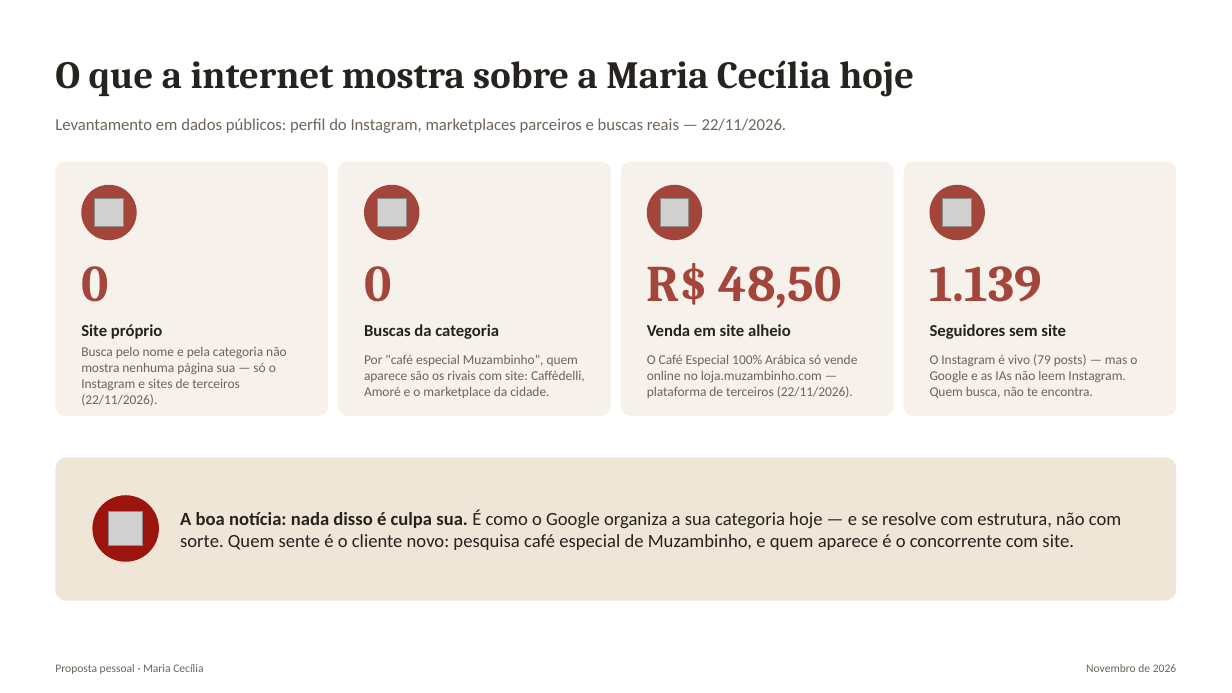
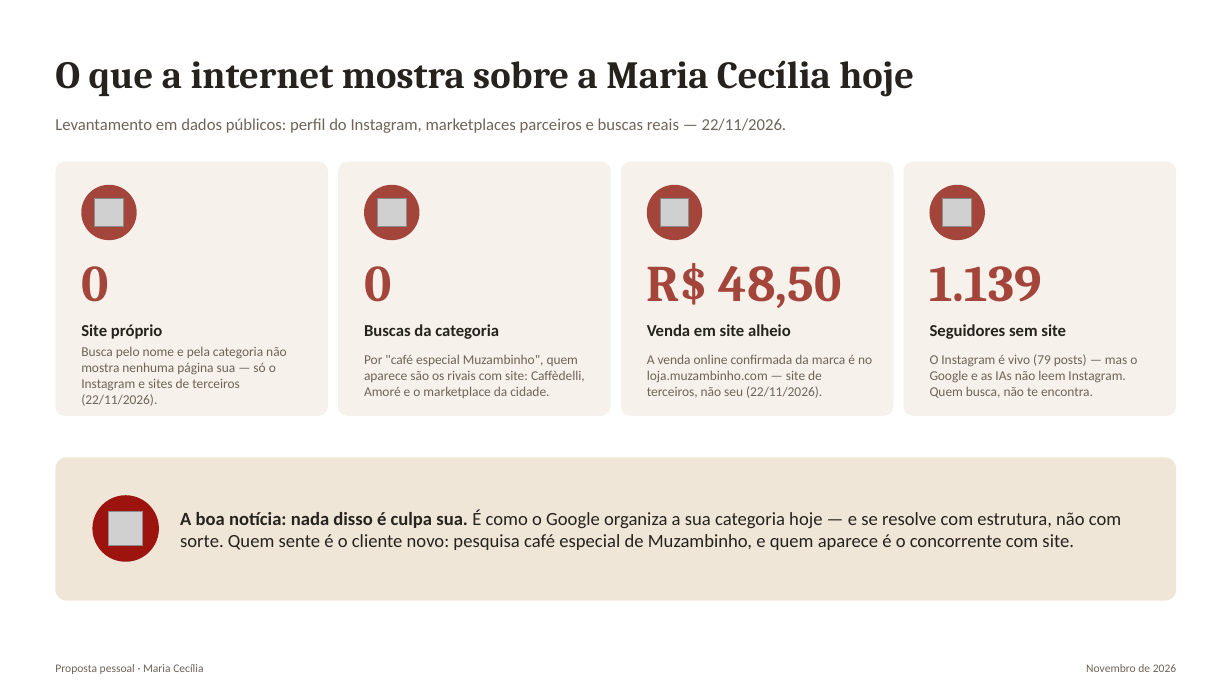
Before and after one commit to MarconiVini/live-layout, a slide deck: slide 2 of maria-cecilia-cafes-especiais/proposta-2026-11-22.pptx. Drawn at 1232x693 pixels with LibreOffice and Linux fonts; fonts in the diff are those of the drawing; grey boxes stand for pictures. Boxes give left, top, right and bottom in pixels: in the first picture for what was removed or moved away, otherwise in the second. Text is boxed around its words. In the diff, an @@ line names an element or a change of style, - is before the commit and + after.

```diff
--- a/maria-cecilia-cafes-especiais/proposta-2026-11-22.pptx
+++ b/maria-cecilia-cafes-especiais/proposta-2026-11-22.pptx
@@ text at (647,354,872,398): text changed @@
-O Café Especial 100% Arábica só vende online no loja.muzambinho.com — plataforma de terceiros (22/11/2026).
+A venda online confirmada da marca é no loja.muzambinho.com — site de terceiros, não seu (22/11/2026).
```
Also in this commit, not shown: 3 other files.
